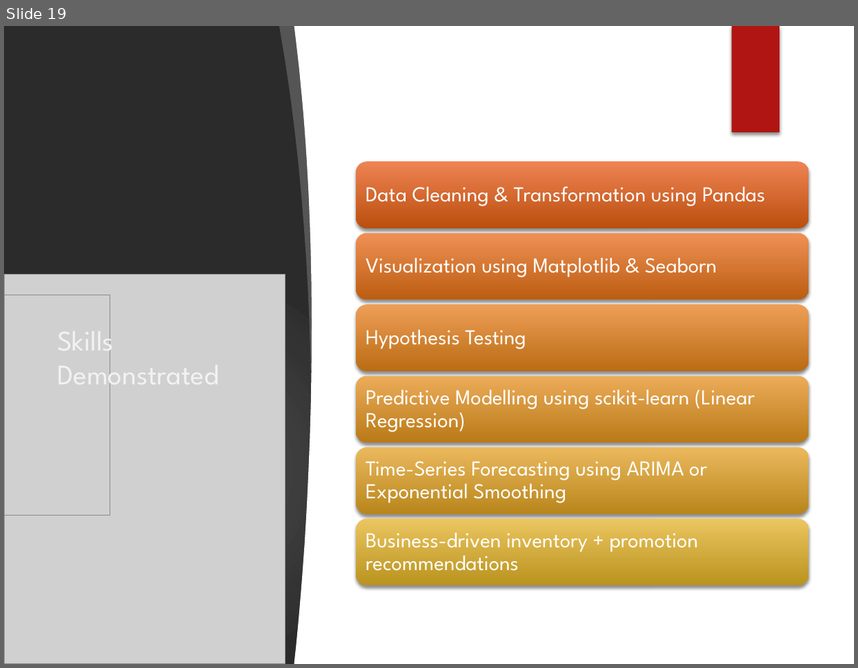
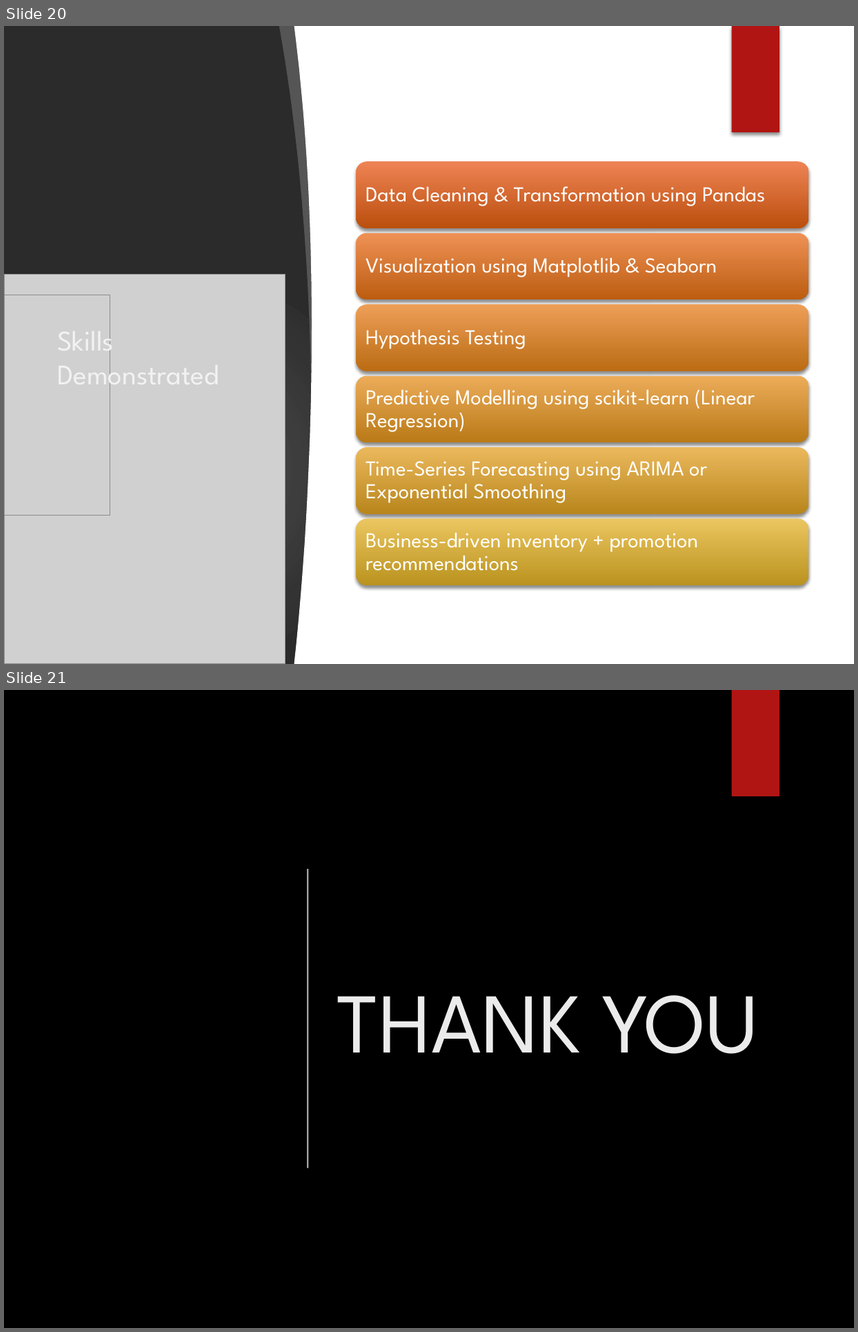
Before and after one commit to anushree-diwan123/WalmartSalesDataAnalysisAndPrediction, a slide deck: Capstone_Report.pptx. Shown one above the other, each under a label of ours: slide 19 before the commit, slides 20 and 21 after it. The pictures are 858x668 and 858x1332 pixels, drawn with LibreOffice and Linux fonts; fonts in the diff are those of the drawing; grey boxes stand for pictures; background and template pictures are left out; a plain dark background stands for a picture behind light text. Boxes give left, top, right and bottom in pixels: in the first picture for what was removed or moved away, otherwise in the second. Text is boxed around its words. In the diff, an @@ line names an element or a change of style, - is before the commit and + after.

```diff
--- a/Capstone_Report.pptx
+++ b/Capstone_Report.pptx
@@ slide 21 added at <box>4,690,854,1328</box>, background picture (left out); not listed: 1 template element that a slide beside it also shows @@
@@ rectangle added at <box>4,690,854,1328</box>, fill #000000 @@
@@ ellipse added at <box>533,690,682,796</box>, fill gradient #50B9C1 @@
@@ picture added at <box>562,690,674,796</box> @@
@@ rectangle added at <box>732,690,780,796</box>, fill #B01513 @@
@@ line added from (308, 869) to (308, 1167), #EBEBEB 1.25 pt @@
@@ ellipse added at <box>4,938,379,1328</box>, fill gradient #50B9C1 @@
@@ picture added at <box>4,938,286,1328</box> @@
@@ picture added at <box>4,958,110,1179</box> @@
@@ ellipse added at <box>4,960,145,1179</box>, fill gradient #50B9C1 @@
@@ title added at <box>337,995,759,1054</box>, 72 pt, text #EBEBEB @@
+THANK YOU
@@ ellipse added at <box>590,1257,682,1328</box>, fill gradient #50B9C1 @@
@@ picture added at <box>604,1257,674,1328</box> @@
@@ what was slide 19 is now slide 20 @@
```
Also in this commit, not shown: 5 slides changed, 1 other slide added, 2 other files.
